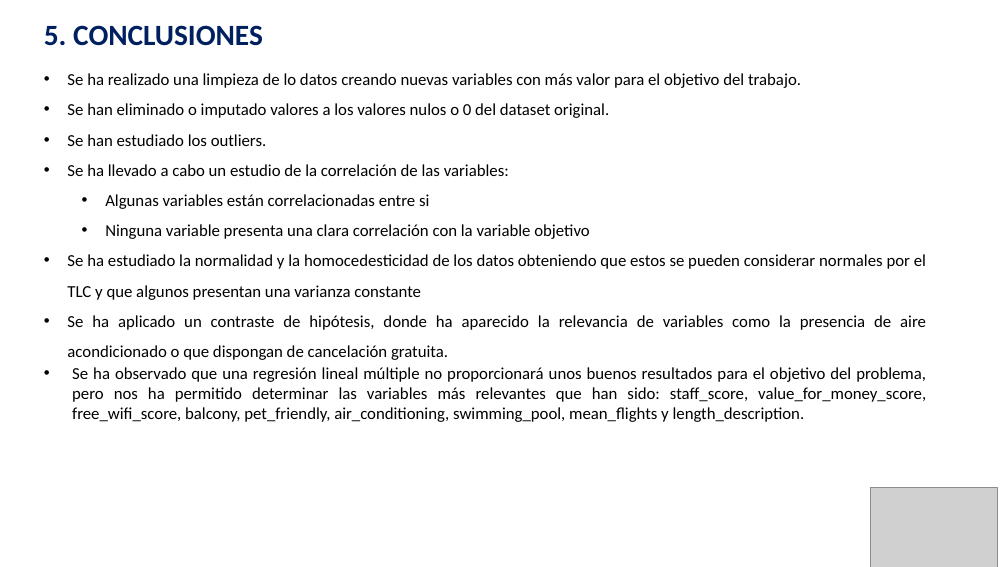
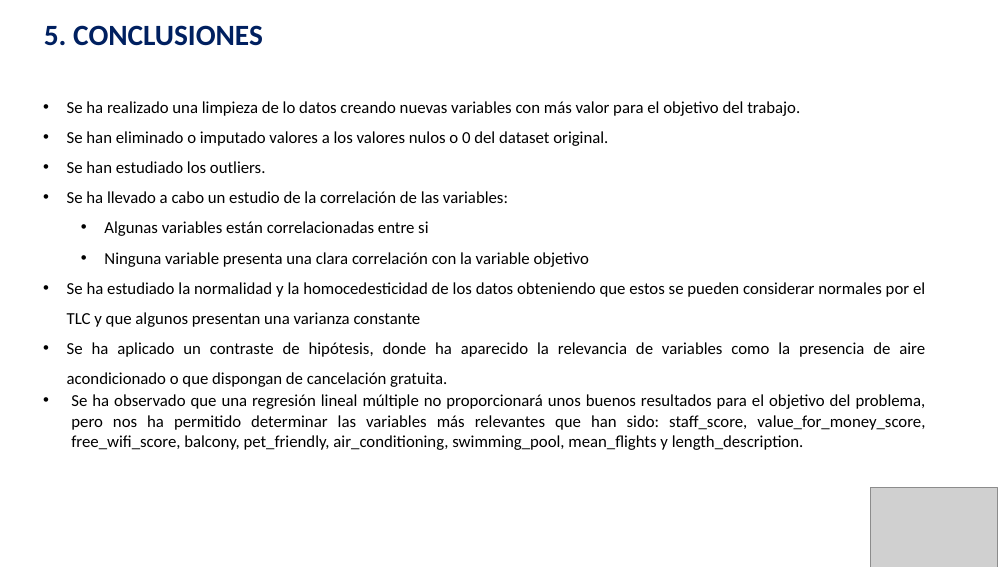
Before and after one commit to guiruha/DataCleaningUOC, a slide deck: slide 18 of Memoria_pres.pptx. Drawn at 1008x567 pixels with LibreOffice and Linux fonts; fonts in the diff are those of the drawing; grey boxes stand for pictures. Boxes give left, top, right and bottom in pixels: in the first picture for what was removed or moved away, otherwise in the second. Text is boxed around its words. In the diff, an @@ line names an element or a change of style, - is before the commit and + after.

```diff
--- a/Memoria_pres.pptx
+++ b/Memoria_pres.pptx
@@ text "Se ha realizado una limpieza ...": place and size @@
-text "Se ha realizado una limpieza ..." at (67,73,926,422)
+text "Se ha realizado una limpieza ..." at (67,101,926,450)
```
Also in this commit, not shown: 6 other slides changed, 4 other files.
